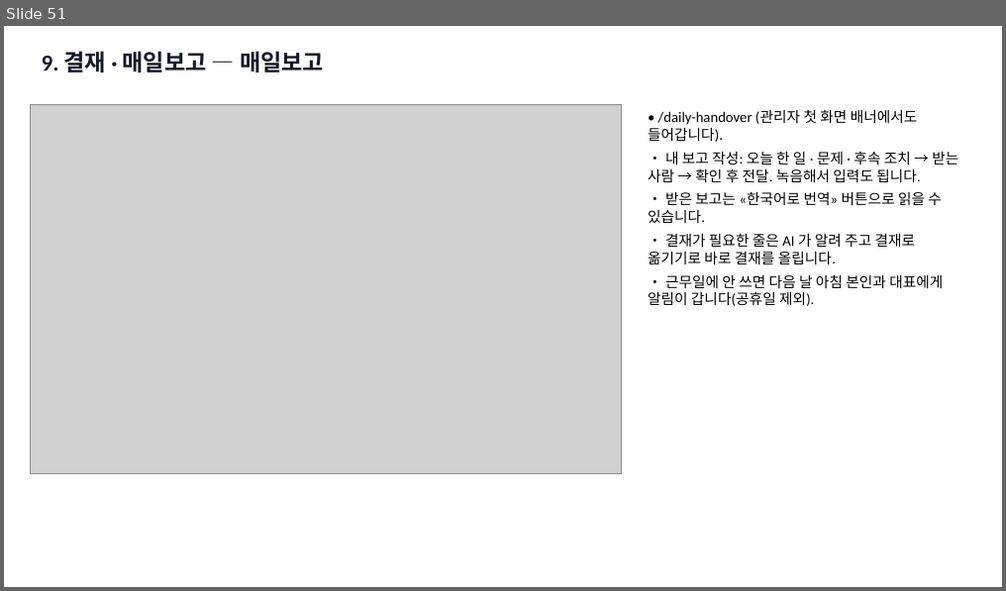
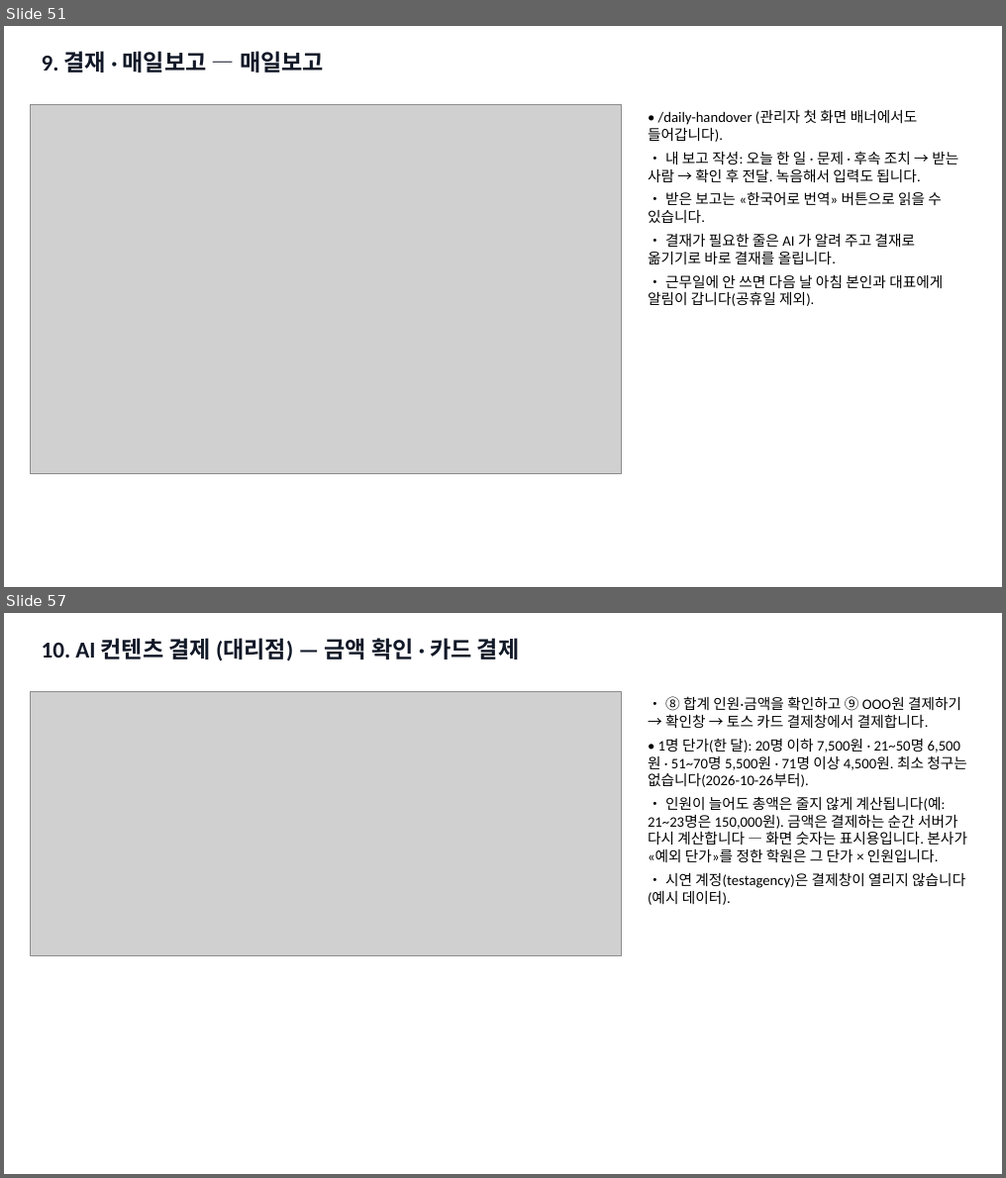
Before and after one commit to navy111p-sudo/mangoiweb, a slide deck: cloudflare-deploy/public/library/admin/admin-kr.pptx. Shown one above the other, each under a label of ours: slide 51 before the commit, slides 51 and 57 after it; the slides between them are not shown. The pictures are 1006x591 and 1006x1178 pixels, drawn with LibreOffice and Linux fonts; fonts in the diff are those of the drawing; grey boxes stand for pictures. Boxes give left, top, right and bottom in pixels: in the first picture for what was removed or moved away, otherwise in the second. Text is boxed around its words. In the diff, an @@ line names an element or a change of style, - is before the commit and + after.

```diff
--- a/cloudflare-deploy/public/library/admin/admin-kr.pptx
+++ b/cloudflare-deploy/public/library/admin/admin-kr.pptx
@@ slide 57 added at bbox=[4, 613, 1002, 1174], background #FFFFFF @@
@@ text added at bbox=[42, 638, 519, 662], 22 pt, text #111827, bold @@
+10. AI 컨텐츠 결제 (대리점) — 금액 확인 · 카드 결제
@@ picture added at bbox=[30, 691, 622, 956] @@
@@ text added at bbox=[648, 696, 967, 905], 14 pt, text #000000 @@
+• ⑧ 합계 인원·금액을 확인하고 ⑨ OOO원 결제하기 → 확인창 → 토스 카드 결제창에서 결제합니다.
+• 1명 단가(한 달): 20명 이하 7,500원 · 21~50명 6,500원 · 51~70명 5,500원 · 71명 이상 4,500원. 최소 청구는 없습니다(2026-10-26부터).
+• 인원이 늘어도 총액은 줄지 않게 계산됩니다(예: 21~23명은 150,000원). 금액은 결제하는 순간 서버가 다시 계산합니다 — 화면 숫자는 표시용입니다. 본사가 «예외 단가»를 정한 학원은 그 단가 × 인원입니다.
+• 시연 계정(testagency)은 결제창이 열리지 않습니다(예시 데이터).
```
Also in this commit, not shown: 3 slides changed, 6 other slides added, 21 other files.
